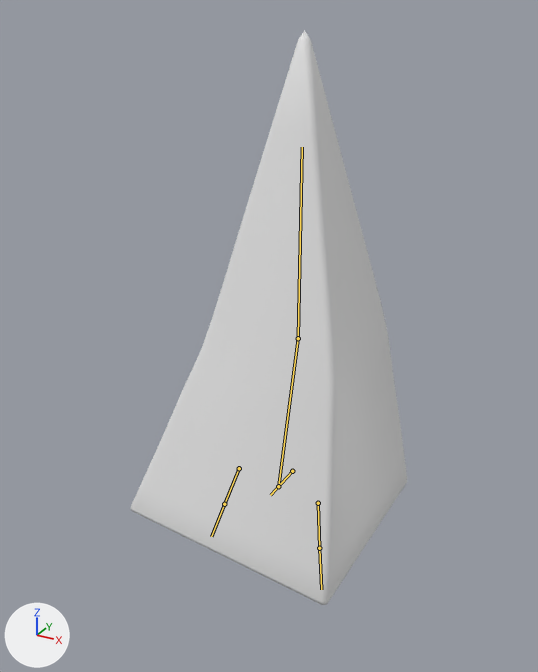
One commit to the FBX model Assets/Visual/Models/Character Models/Shapie_Cone.fbx: the scene before it, then after it.
One viewpoint serves both versions: a 50 mm camera at (0.558, -1.047, 1.148) aimed at (-0.026, 0.015, 0.617). Arrows for +X, +Y and +Z are at lower left; the lights stay in place. Both versions are drawn at frame 25 of the action 'metarig|Celebrate Start'; the numbers are the values there. The bones that bend it are drawn over the model as lines.
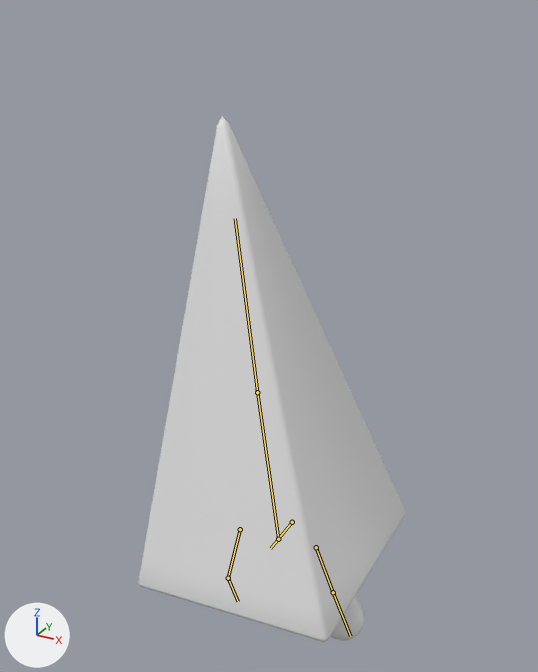
Pixel boxes [x1, y1, x2, y2] of what changed, in the pictures (538 x 672 px):
```json
{"object": "Cone.001", "change": "posed", "before": [131, 30, 407, 605], "after": [138, 117, 406, 642], "on screen": "9% shorter"}
{"object": "Sphere", "change": "posed", "after": [331, 594, 365, 641], "on screen": "not visible before"}
{"bone": "spine", "before": "(292, 471) to (270, 495)", "after": "(292, 522) to (270, 548)"}
{"bone": "spine.002", "before": "(298, 338) to (302, 147)", "after": "(257, 392) to (235, 218)"}
{"bone": "shin.L", "before": "(318, 503) to (319, 548)", "after": "(316, 547) to (333, 592)"}
{"bone": "shin.R", "before": "(239, 468) to (224, 504)", "after": "(240, 529) to (228, 578)"}
{"bone": "shin.R.001", "before": "(224, 504) to (211, 536)", "after": "(228, 578) to (238, 601)"}
```

Scene script edits in JSON lines:
```json
{"block": "bone_spine", "where": "bone_spine = bpy.data.objects['metarig'].pose.bones['spine']"}
{"op": "set", "path": "bone_spine.location", "old": "(0.0, -0.001, -0.116)", "new": "(0.0, 0.0, 0.008)"}
{"op": "set", "path": "bone_spine.rotation_quaternion", "old": "(0.998, 0.0, -0.061, 0.001)", "new": "(0.998, 0.0, 0.064, -0.001)", "note": "degrees (0, -7, 0) -> degrees (0, 7, 0)"}
{"block": "bone_spine_002", "where": "bone_spine_002 = bpy.data.objects['metarig'].pose.bones['spine.002']  # child of 'spine.001'"}
{"op": "set", "path": "bone_spine_002.rotation_quaternion", "old": "(0.998, 0.0, 0.0, 0.059)", "new": "(1.0, 0.0, 0.0, 0.0)", "note": "degrees (0, 0, 7) -> degrees (0, 0, 0)"}
{"block": "bone_shin_l", "where": "bone_shin_l = bpy.data.objects['metarig'].pose.bones['shin.L']  # child of 'spine'"}
{"op": "set", "path": "bone_shin_l.rotation_quaternion", "old": "(0.995, 0.0, 0.002, -0.095)", "new": "(0.99, 0.0, 0.003, -0.141)", "note": "degrees (0, 0, -11) -> degrees (0, 0, -16)"}
{"block": "bone_shin_r", "where": "bone_shin_r = bpy.data.objects['metarig'].pose.bones['shin.R']  # child of 'spine'"}
{"op": "set", "path": "bone_shin_r.rotation_quaternion", "old": "(0.993, 0.0, -0.002, 0.116)", "new": "(0.968, -0.24, -0.016, 0.065)", "note": "degrees (0, 0, 13) -> degrees (-28, 0, 8)"}
{"block": "bone_shin_r_001", "where": "bone_shin_r_001 = bpy.data.objects['metarig'].pose.bones['shin.R.001']  # child of 'shin.R'"}
{"op": "set", "path": "bone_shin_r_001.rotation_quaternion", "old": "(1.0, 0.0, 0.0, 0.0)", "new": "(0.906, 0.423, -0.003, 0.0)", "note": "degrees (0, 0, 0) -> degrees (50, 0, 0)"}
```
